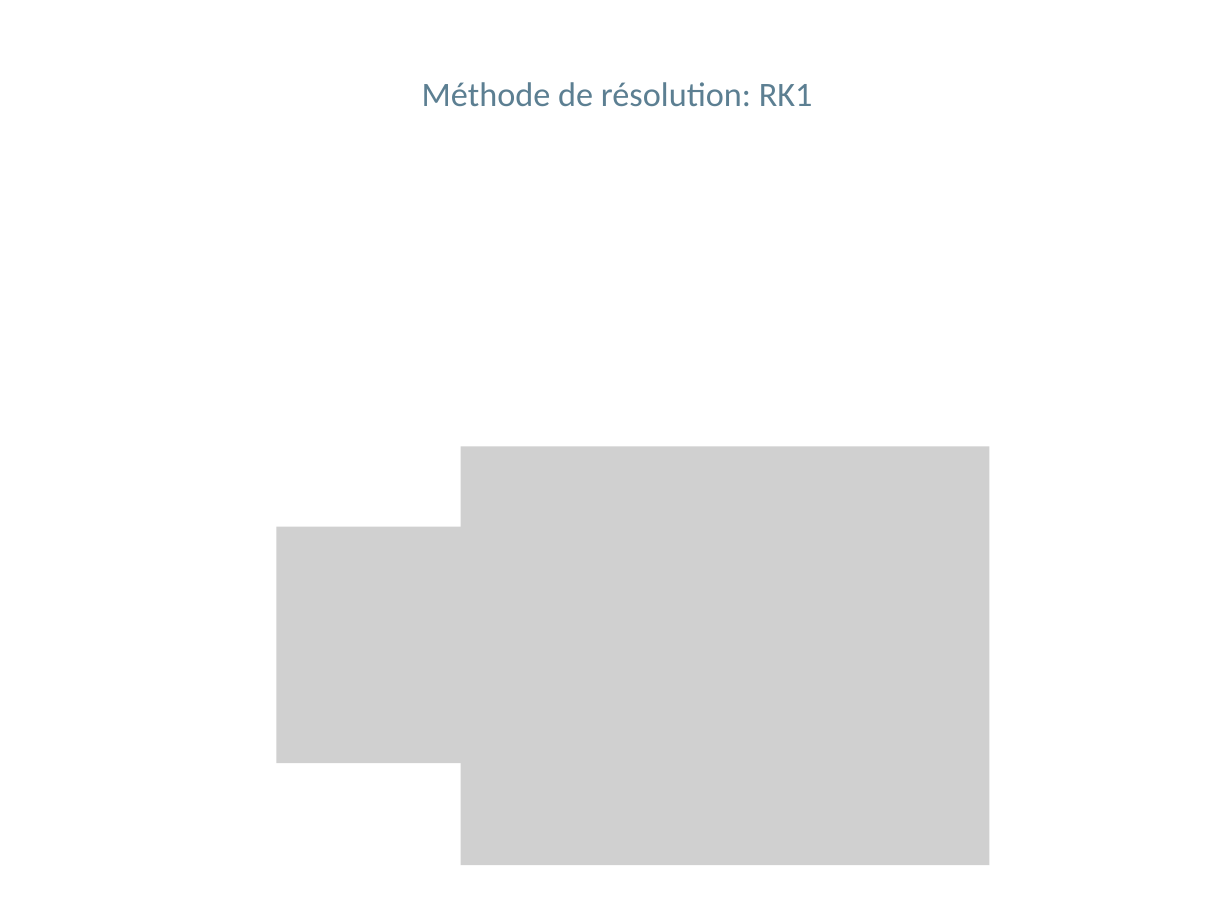
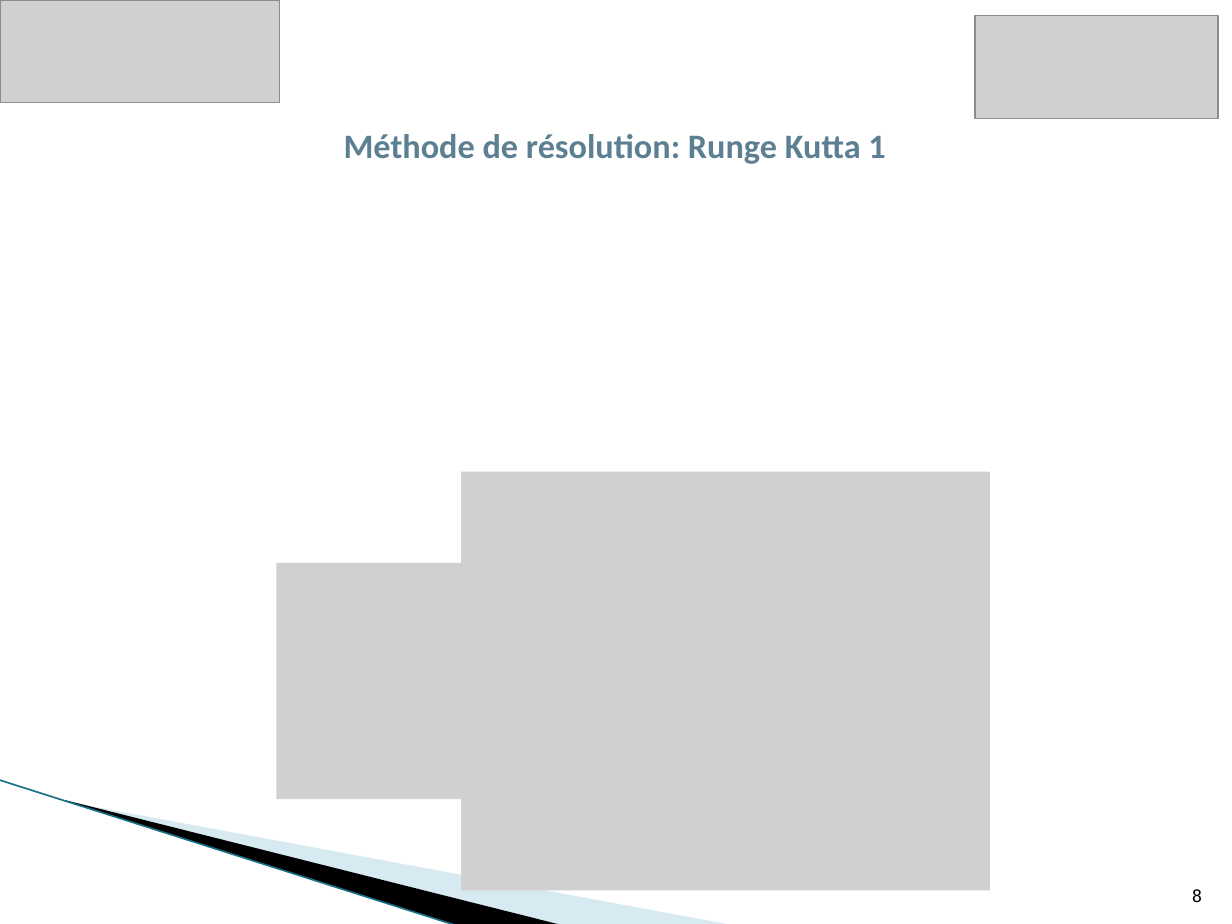
Before and after one commit to phjacquet/physor-smr-fbo, a slide deck: slide 8 of Fabien/ppt soutenance FBO.pptx. Drawn at 1232x924 pixels with LibreOffice and Linux fonts; fonts in the diff are those of the drawing; grey boxes stand for pictures; background and template pictures are left out. Boxes give left, top, right and bottom in pixels: in the first picture for what was removed or moved away, otherwise in the second. Text is boxed around its words. In the diff, an @@ line names an element or a change of style, - is before the commit and + after.

```diff
--- a/Fabien/ppt soutenance FBO.pptx
+++ b/Fabien/ppt soutenance FBO.pptx
@@ picture added at <box>0,0,278,102</box> @@
@@ picture added at <box>975,16,1217,120</box> @@
@@ title at <box>344,134,885,164</box>: text changed; bold on @@
-Méthode de résolution: RK1
+Méthode de résolution: Runge Kutta 1
@@ picture: place and size @@
-picture at <box>461,446,989,865</box>
+picture at <box>461,472,989,891</box>
@@ picture: place and size @@
-picture at <box>276,526,616,763</box>
+picture at <box>276,563,616,800</box>
@@ line added from (0, 780) to (457, 924), #97C5D8 0.95 pt @@
@@ freeform shape added at <box>65,800,563,924</box>, fill #000000 @@
@@ freeform shape added at <box>68,801,733,924</box>, fill #A0CBDC at 40% opacity @@
@@ page number added at <box>1192,889,1202,903</box>, 10 pt, text #000000 @@
+8
```
Also in this commit, not shown: 18 other slides changed, 4 slides added, 5 slides removed, 2 other files.
